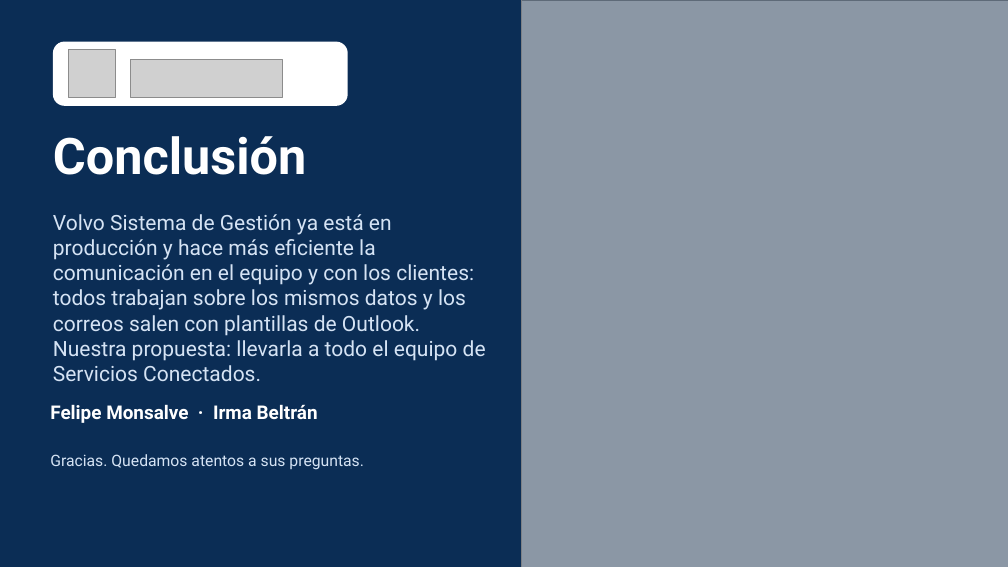
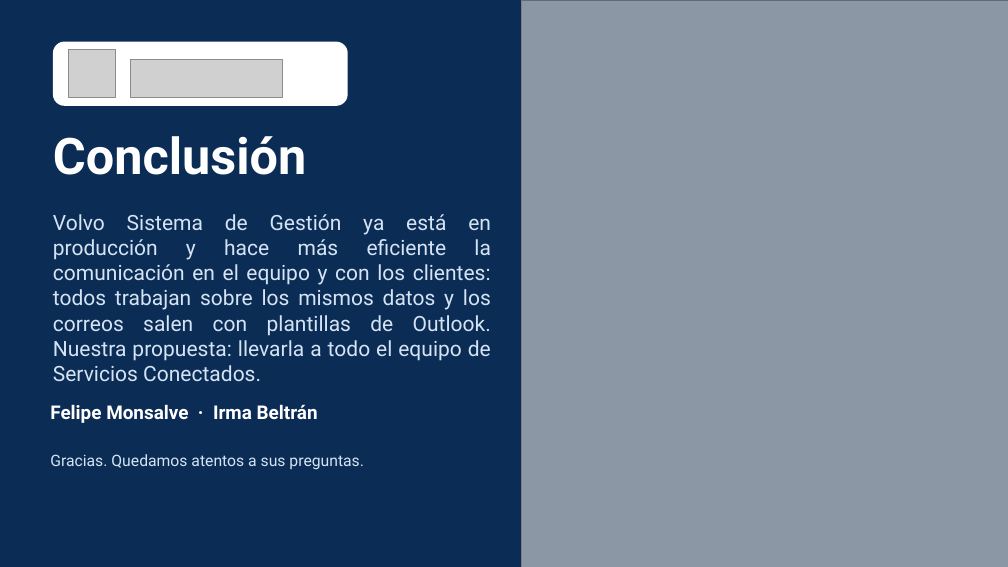
Before and after one commit to felipeMon20/PTY4614-302-EQUIPO-2, a slide deck: slide 9 of Fase 3/Evidencias Grupales/Presentacion Final - Volvo Sistema de Gestion.pptx. Drawn at 1008x567 pixels with LibreOffice and Linux fonts; fonts in the diff are those of the drawing; grey boxes stand for pictures. Boxes give left, top, right and bottom in pixels: in the first picture for what was removed or moved away, otherwise in the second. Text is boxed around its words. In the diff, an @@ line names an element or a change of style, - is before the commit and + after.

```diff
--- a/Fase 3/Evidencias Grupales/Presentacion Final - Volvo Sistema de Gestion.pptx
+++ b/Fase 3/Evidencias Grupales/Presentacion Final - Volvo Sistema de Gestion.pptx
@@ text "Volvo Sistema de Gestión ya ..." at (53,214,491,381): alignment left to justified @@
```
Also in this commit, not shown: 1 other file.
